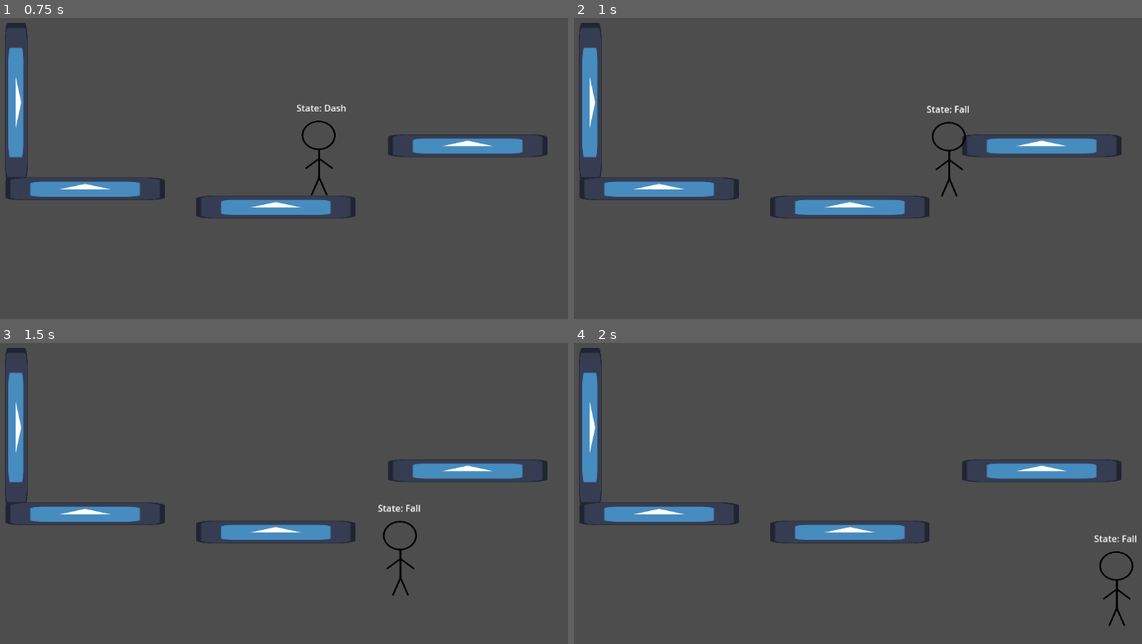
Above: before the commit, frames 1-4 (two rows, left to right).
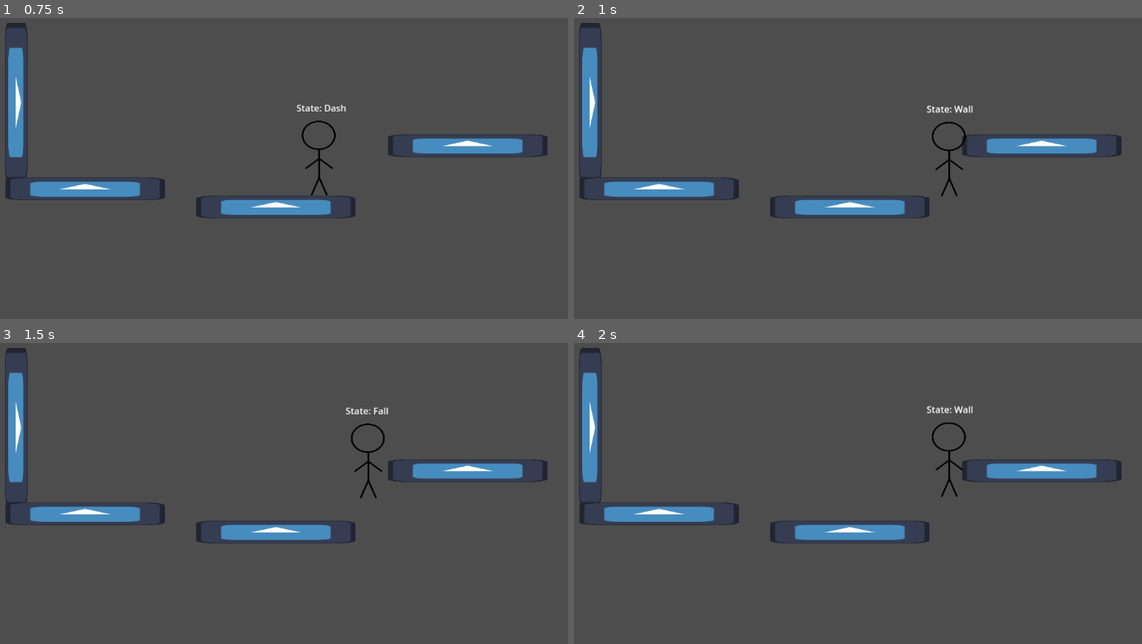
Above: after the commit, the same moments.

Repository: Zofia-Szybalska/ThFaith
Game: Godot game, scene res://scenes/test_scene.tscn
Two runs of this game, one before a commit and one after it. Both use one fixed random seed, a clock stepped at 60 frames per second and the inputs below. The engine's default icon, where the game draws it, is replaced by a stand-in: a white triangle on a blue panel in a dark square.
Inputs:
- Up to frame 1 (0.75 s): hold D (right) from 0.53 s (still down); tap Ctrl (dash) at 0.6 s
- Up to frame 2 (1 s): keep holding D (right); tap Space (jump) at 0.77, 0.8 s
- Up to frame 3 (1.5 s): keep holding D (right); tap Space (jump) at 1.07, 1.35 s
- Up to frame 4 (2 s): keep holding D (right); tap Space (jump) at 1.52, 1.82 s; tap Ctrl (dash) at 1.55 s

Frame 1 is identical in both runs. In frame 2, less than 0.1% of the frame differs, in the area x 62-71%, y 29-60%; in frame 3, 0.6%; in frame 4, 0.6%, in the area x 62-99%, y 20-95%.

Commit message:
Add pushback from the wall after jumping

Diff:
--- a/scripts/Dash.gd
+++ b/scripts/Dash.gd
@@ -18,7 +18,7 @@
 	owner.velocity.x = owner.dash_speed * dash_direction
 	elapsed_dash += delta
 	if elapsed_dash >= dash_duration:
-		if owner.is_on_wall():
+		if owner.is_on_wall_only():
 			state_machine.transition_to("Wall")
 		if owner.is_on_floor():
 			owner.can_dash = true
--- a/scripts/Fall.gd
+++ b/scripts/Fall.gd
@@ -24,7 +24,7 @@
 		else:
 			state_machine.transition_to("Run")
 		return
-	if owner.is_on_wall() and owner.ray_cast_2d.is_colliding():
+	if owner.is_on_wall_only():
 		state_machine.transition_to("Wall")
 	if Input.is_action_just_pressed("jump"):
 		if (coyote and coyote_elapsed < coyote_time) or (wall_coyote and coyote_elapsed < wall_coyote_time):
--- a/scripts/Jump.gd
+++ b/scripts/Jump.gd
@@ -2,16 +2,21 @@
 
 @export var jump_duration : float = .4
 var elapsed_jump := 0.0
+var direction = 1
+var wall_jump = false
 
 func enter(msg := {}) -> void:
-	jump_duration = .4
 	owner.velocity.y = -owner.jump_force
 	if (msg.has("second_jump")):
 		jump_duration = .25
 	if (msg.has("wall_jump")):
 		print("wall jump")
 		jump_duration = .3
-		##TODO pushback
+		owner.velocity.x += owner.wall_jump_pushback * -direction
+		wall_jump = true
+
+func exit(_msg := {}) -> void:
+	jump_duration = .4
 	elapsed_jump = 0
 
 func physics_update(delta: float) -> void:
@@ -20,9 +25,18 @@
 		state_machine.transition_to("Fall")
 	if Input.is_action_just_pressed("dash") and owner.can_dash:
 		state_machine.transition_to("Dash", {air_dash = true})
-	if owner.is_on_wall() and owner.ray_cast_2d.is_colliding() and (Input.is_action_pressed("left") or Input.is_action_pressed("right")):
+	if owner.is_on_wall_only() and (Input.is_action_pressed("left") or Input.is_action_pressed("right")):
 		state_machine.transition_to("Wall")
-	owner.velocity.x = owner.speed * owner.direction
+
+	if owner.sprite.flip_h == true:
+		direction = -1
+	else:
+		direction = 1
+
+	if wall_jump:
+		owner.velocity.x = lerp(owner.velocity.x, float(owner.speed * direction), 0.25)
+	else:
+		owner.velocity.x = owner.speed * direction
 	if owner.is_on_floor():
 		if is_equal_approx(owner.velocity.x, 0.0):
 			state_machine.transition_to("Idle")
--- a/scripts/Run.gd
+++ b/scripts/Run.gd
@@ -7,7 +7,7 @@
 
 func physics_update(delta: float) -> void:
 	if not owner.is_on_floor():
-		if owner.is_on_wall():
+		if owner.is_on_wall_only():
 			state_machine.transition_to("Wall")
 		else:
 			state_machine.transition_to("Fall", {coyote = true})
--- a/scripts/Wall.gd
+++ b/scripts/Wall.gd
@@ -7,7 +7,7 @@
 	sliding = false
 
 func physics_update(delta: float) -> void:
-	if not sliding and owner.ray_cast_2d.is_colliding() and (Input.is_action_pressed("left") or Input.is_action_pressed("right")):
+	if not sliding and (Input.is_action_pressed("left") or Input.is_action_pressed("right")):
 		sliding = true
 	if Input.is_action_just_pressed("dash") and owner.can_dash:
 		state_machine.transition_to("Dash", {air_dash = true})
@@ -26,4 +26,5 @@
 		owner.velocity.y += owner.gravity * delta
 	if Input.is_action_just_pressed("jump"):
 		state_machine.transition_to("Jump", {wall_jump = true})
+		return
 	owner.velocity.x = owner.speed * owner.direction
--- a/scripts/player.gd
+++ b/scripts/player.gd
@@ -4,6 +4,7 @@
 @export var jump_force : int = 175
 @export var gravity : int = 900
 @export var dash_speed : int = 500
+@export var wall_jump_pushback : int = 500
 
 @onready var sprite = $Sprite2D
 
